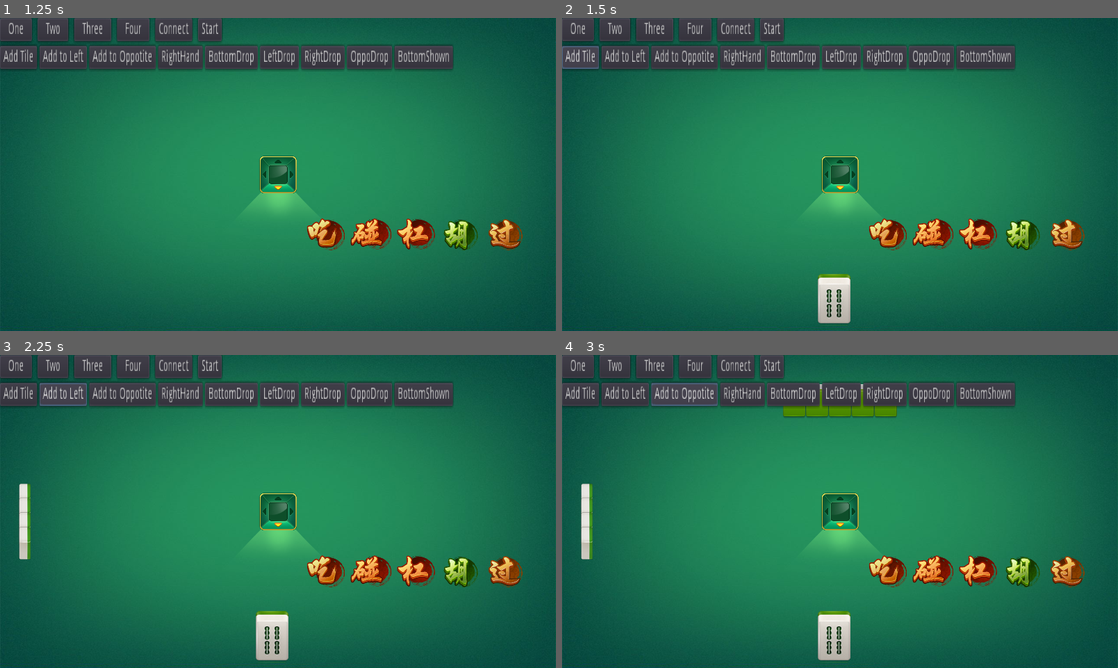
Above: before the commit, frames 1-4 (two rows, left to right).
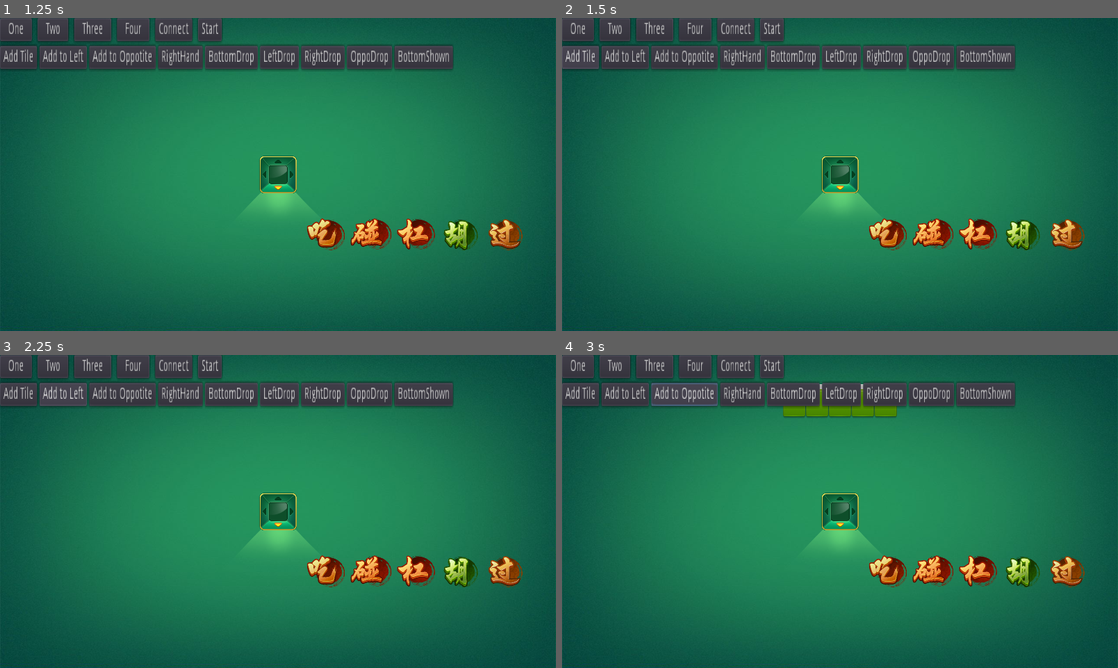
Above: after the commit, the same moments.

Repository: c-my/MahjongGame
Game: Godot game, scene res://Table/Table.tscn
Same seed, same stepped clock (60 frames per second), same inputs: the game is played once before the commit and once after it.
Inputs (mouse positions are in pixels of both pictures, inside the frame that each line leads up to):
- Up to frame 1 (1.25 s): click (328, 233) at 0.5 s
- Up to frame 2 (1.5 s): click "Add Tile" at 1.25 s
- Up to frame 3 (2.25 s): click "Add to Left" at 2 s
- Up to frame 4 (3 s): click "Add to Oppotite" at 2.75 s

Frame 1 is identical in both runs. In frame 2, 1.0% of the frame differs, in the area x 0-52%, y 8-98%; in frame 3, 1.5%, in the area x 3-52%, y 8-98%; in frame 4, 1.4%.
Error after the commit: Invalid get index 'chow_types' (on base: 'Nil'). (res://Table/Table.gd:43)

Commit message:
add chow panel

Diff:
--- a/Constants.gd
+++ b/Constants.gd
@@ -11,7 +11,7 @@
 	const HEIGHT = 118*BOTTOM_HAND_SCALE
 	const WIDTH = 76*BOTTOM_HAND_SCALE
 	const SELECT_HEIGHT = 30
-
+	const CHOW_WIDTH = 76
 
 	const OPPOSITE_HAND_WIDTH = 79
 	const OPPOSITE_DROP_WIDTH = 76
--- a/Network/ConnManager.gd
+++ b/Network/ConnManager.gd
@@ -83,8 +83,13 @@
 	msg["chow_type"] = Message.chow_type.NAC
 	send_message(to_json(msg))
 
-func send_chow(tile,order):
-	pass
+func send_chow(tile,order,chow_type):
+	var msg = Message.game_msg_dict
+	msg["action"] = Message.player_action.CHOW
+	msg["tile"] = tile
+	msg["table_order"] = order
+	msg["chow_type"] = chow_type
+	send_message(to_json(msg))
 
 func send_pong(tile, order):
 	var msg = Message.game_msg_dict
--- /dev/null
+++ b/Table/ChowPanel.gd
@@ -0,0 +1,41 @@
+extends Node2D
+
+var sep = 10
+
+# Declare member variables here. Examples:
+# var a = 2
+# var b = "text"
+
+
+# Called when the node enters the scene tree for the first time.
+func _ready():
+	pass # Replace with function body.
+
+
+func show_panel(suit, number, types):
+	if len(types)==1:
+		hide()
+	hide_all()
+	for t in types:
+		if t == Message.chow_type.LEFT:
+			$LeftChow.show_tiles(suit, number)
+		elif t == Message.chow_type.MID:
+			$MidChow.show_tiles(suit, number)
+		elif t == Message.chow_type.RIGHT:
+			$RightChow.show_tiles(suit, number)
+	var pos = 0
+	for child in get_children():
+		if child.visible:
+			child.position = Vector2(pos, 0)
+			pos += sep+3*Constants.Tile.CHOW_WIDTH
+
+func hide_all():
+	$LeftChow.hide()
+	$MidChow.hide()
+	$RightChow.hide()
+
+
+
+# Called every frame. 'delta' is the elapsed time since the previous frame.
+#func _process(delta):
+#	pass
--- /dev/null
+++ b/Table/LeftChow.gd
@@ -0,0 +1,48 @@
+extends Node2D
+
+
+var texture = load("res://Asset/Tile/HandinTilesSheet.png")
+signal pressed
+
+
+# Called when the node enters the scene tree for the first time.
+func _ready():
+	pass
+
+
+func show_tiles(suit, number):
+	clear_tiles()
+	for i in range(3):
+		var t = get_tile_instance(suit, number+i)
+		add_child(t)
+		t.position = Vector2(i*Constants.Tile.CHOW_WIDTH, 0)
+	show()
+
+
+func get_tile_instance(suit, number):
+	var tile = Sprite.new()
+	tile.texture = texture
+	tile.centered = false
+	tile.vframes = 5
+	tile.hframes = 9
+	tile.frame_coords = Vector2(number-1, suit)
+	return tile
+
+
+func clear_tiles():
+	for child in get_children():
+		remove_child(child)
+		child.queue_free()
+
+func _input(event):
+	if (event is InputEventMouseButton or event is InputEventScreenTouch) and event.pressed:
+		if Rect2(0,0,Constants.Tile.CHOW_WIDTH*3, Constants.Tile.HEIGHT).has_point(to_local(event.position)):
+			emit_signal("pressed")
+			get_tree().set_input_as_handled()
+
+
+
+
+# Called every frame. 'delta' is the elapsed time since the previous frame.
+#func _process(delta):
+#	pass
--- /dev/null
+++ b/Table/MidChow.gd
@@ -0,0 +1,48 @@
+extends Node2D
+
+
+var texture = load("res://Asset/Tile/HandinTilesSheet.png")
+signal pressed
+
+
+# Called when the node enters the scene tree for the first time.
+func _ready():
+	pass
+
+
+func show_tiles(suit, number):
+	clear_tiles()
+	for i in range(3):
+		var t = get_tile_instance(suit, number+i-1)
+		add_child(t)
+		t.position = Vector2(i*Constants.Tile.CHOW_WIDTH, 0)
+	show()
+
+
+func get_tile_instance(suit, number):
+	var tile = Sprite.new()
+	tile.texture = texture
+	tile.centered = false
+	tile.vframes = 5
+	tile.hframes = 9
+	tile.frame_coords = Vector2(number-1, suit)
+	return tile
+
+
+func clear_tiles():
+	for child in get_children():
+		remove_child(child)
+		child.queue_free()
+
+func _input(event):
+	if (event is InputEventMouseButton or event is InputEventScreenTouch) and event.pressed:
+		if Rect2(0,0,Constants.Tile.CHOW_WIDTH*3, Constants.Tile.HEIGHT).has_point(to_local(event.position)):
+			emit_signal("pressed")
+			get_tree().set_input_as_handled()
+
+
+
+
+# Called every frame. 'delta' is the elapsed time since the previous frame.
+#func _process(delta):
+#	pass
--- /dev/null
+++ b/Table/RightChow.gd
@@ -0,0 +1,48 @@
+extends Node2D
+
+
+var texture = load("res://Asset/Tile/HandinTilesSheet.png")
+signal pressed
+
+
+# Called when the node enters the scene tree for the first time.
+func _ready():
+	pass
+
+
+func show_tiles(suit, number):
+	clear_tiles()
+	for i in range(3):
+		var t = get_tile_instance(suit, number+i-2)
+		add_child(t)
+		t.position = Vector2(i*Constants.Tile.CHOW_WIDTH, 0)
+	show()
+
+
+func get_tile_instance(suit, number):
+	var tile = Sprite.new()
+	tile.texture = texture
+	tile.centered = false
+	tile.vframes = 5
+	tile.hframes = 9
+	tile.frame_coords = Vector2(number-1, suit)
+	return tile
+
+
+func clear_tiles():
+	for child in get_children():
+		remove_child(child)
+		child.queue_free()
+
+func _input(event):
+	if (event is InputEventMouseButton or event is InputEventScreenTouch) and event.pressed:
+		if Rect2(0,0,Constants.Tile.CHOW_WIDTH*3, Constants.Tile.HEIGHT).has_point(to_local(event.position)):
+			emit_signal("pressed")
+			get_tree().set_input_as_handled()
+
+
+
+
+# Called every frame. 'delta' is the elapsed time since the previous frame.
+#func _process(delta):
+#	pass
--- a/Table/Table.gd
+++ b/Table/Table.gd
@@ -10,16 +10,20 @@
 var my_table_order = 0
 var current_msg
 var current_kong_type = Message.player_action.EXPOSED_KONG
+var just_clicked = false
 
 
 # Called when the node enters the scene tree for the first time.
 func _ready():
-# warning-ignore:return_value_discarded
 	ConnManager.connect("recv_game_msg", self, "handle_game_msg")
 
 	$PlayerAction/Chow.connect("pressed", self, "handle_chow")
 	$PlayerAction/Pong.connect("pressed", self, "handle_pong")
 	$PlayerAction/Kong.connect("pressed", self, "handle_kong")
+
+	$ChowPanel/LeftChow.connect("pressed", self, "handle_left_chow")
+	$ChowPanel/MidChow.connect("pressed", self, "handle_mid_chow")
+	$ChowPanel/RightChow.connect("pressed", self, "handle_right_chow")
 
 
 
@@ -30,11 +34,36 @@
 	set_timer_direction(msg)
 	set_turn(msg)
 	set_player_action(msg)
+	set_chow_panel()
 	current_msg = msg
+	just_clicked = false
 	# 处理逻辑
 
 func handle_chow():
-	pass
+	var chow_types = current_msg["chow_types"]
+	if chow_types == null:
+		return
+	if chow_types.size()==1:
+		ConnManager.send_chow(current_msg["current_tile"], my_table_order,chow_types[0])
+	else:	# show chow panel
+		var suit = current_msg["current_tile"]["suit"]
+		var number = current_msg["current_tile"]["number"]
+		$ChowPanel.show_panel(suit, number, chow_types)
+
+func handle_left_chow():
+	var suit = current_msg["current_tile"]["suit"]
+	var number = current_msg["current_tile"]["number"]
+	ConnManager.send_chow({"suit":suit,"number":number}, my_table_order ,Message.chow_type.LEFT)
+
+func handle_mid_chow():
+	var suit = current_msg["current_tile"]["suit"]
+	var number = current_msg["current_tile"]["number"]
+	ConnManager.send_chow({"suit":suit,"number":number}, my_table_order ,Message.chow_type.MID)
+
+func handle_right_chow():
+	var suit = current_msg["current_tile"]["suit"]
+	var number = current_msg["current_tile"]["number"]
+	ConnManager.send_chow({"suit":suit,"number":number}, my_table_order ,Message.chow_type.RIGHT)
 
 func handle_pong():
 	print_debug("handle pong")
@@ -130,7 +159,6 @@
 				acts[3]=true
 	has_actions = $PlayerAction.show_actions(acts)
 
-
 func set_shown_areas(msg):
 	var tiles = msg["player_tile"]
 	if tiles == null:
@@ -148,7 +176,8 @@
 	if left_shown != null:
 		$LeftShown.show_tiles(left_shown)
 
-
+func set_chow_panel():
+	$ChowPanel.hide()
 # Called every frame. 'delta' is the elapsed time since the previous frame.
 #func _process(delta):
 #	pass
@@ -158,7 +187,10 @@
 		return
 	if has_actions:
 		return
+	if just_clicked:
+		return
 	ConnManager.send_discard({"suit":suit, "number": number}, my_table_order)
+	just_clicked = true
 
 
 
@@ -225,6 +257,7 @@
 	$RightDropArea.clear_tiles();
 	$OppositeDropArea.add_tile(randi()%3, randi()%9)
 	$OppositeDropArea.show_tiles()
+	$ChowPanel.show_panel(1,3,[0,1,2])
 
 
 func _on_bottomshown_pressed():
--- a/Table/Table.tscn
+++ b/Table/Table.tscn
@@ -26,6 +26,10 @@
 [ext_resource path="res://Table/OppoShown.gd" type="Script" id=24]
 [ext_resource path="res://Table/LeftShown.gd" type="Script" id=25]
 [ext_resource path="res://Table/RightShown.gd" type="Script" id=26]
+[ext_resource path="res://Table/LeftChow.gd" type="Script" id=27]
+[ext_resource path="res://Table/MidChow.gd" type="Script" id=28]
+[ext_resource path="res://Table/RightChow.gd" type="Script" id=29]
+[ext_resource path="res://Table/ChowPanel.gd" type="Script" id=30]
 
 [node name="Table" type="Node2D"]
 script = ExtResource( 6 )
@@ -287,6 +291,18 @@
 margin_right = 782.0
 margin_bottom = 20.0
 text = "BottomShown"
+
+[node name="ChowPanel" type="Node2D" parent="."]
+script = ExtResource( 30 )
+
+[node name="LeftChow" type="Node2D" parent="ChowPanel"]
+script = ExtResource( 27 )
+
+[node name="MidChow" type="Node2D" parent="ChowPanel"]
+script = ExtResource( 28 )
+
+[node name="RightChow" type="Node2D" parent="ChowPanel"]
+script = ExtResource( 29 )
 [connection signal="pressed" from="VBoxContainer/TestButtons/One" to="." method="_on_Button4_pressed"]
 [connection signal="pressed" from="VBoxContainer/TestButtons/Two" to="." method="_on_Button5_pressed"]
 [connection signal="pressed" from="VBoxContainer/TestButtons/Three" to="." method="_on_Button6_pressed"]
Not shown: 1 places in Table/Table.tscn that only renumber resources
